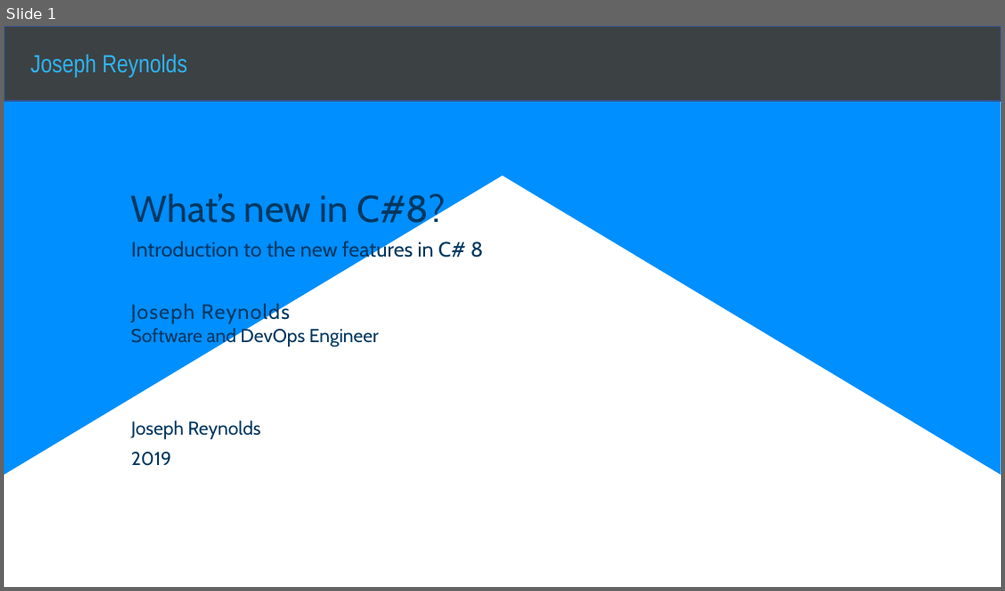
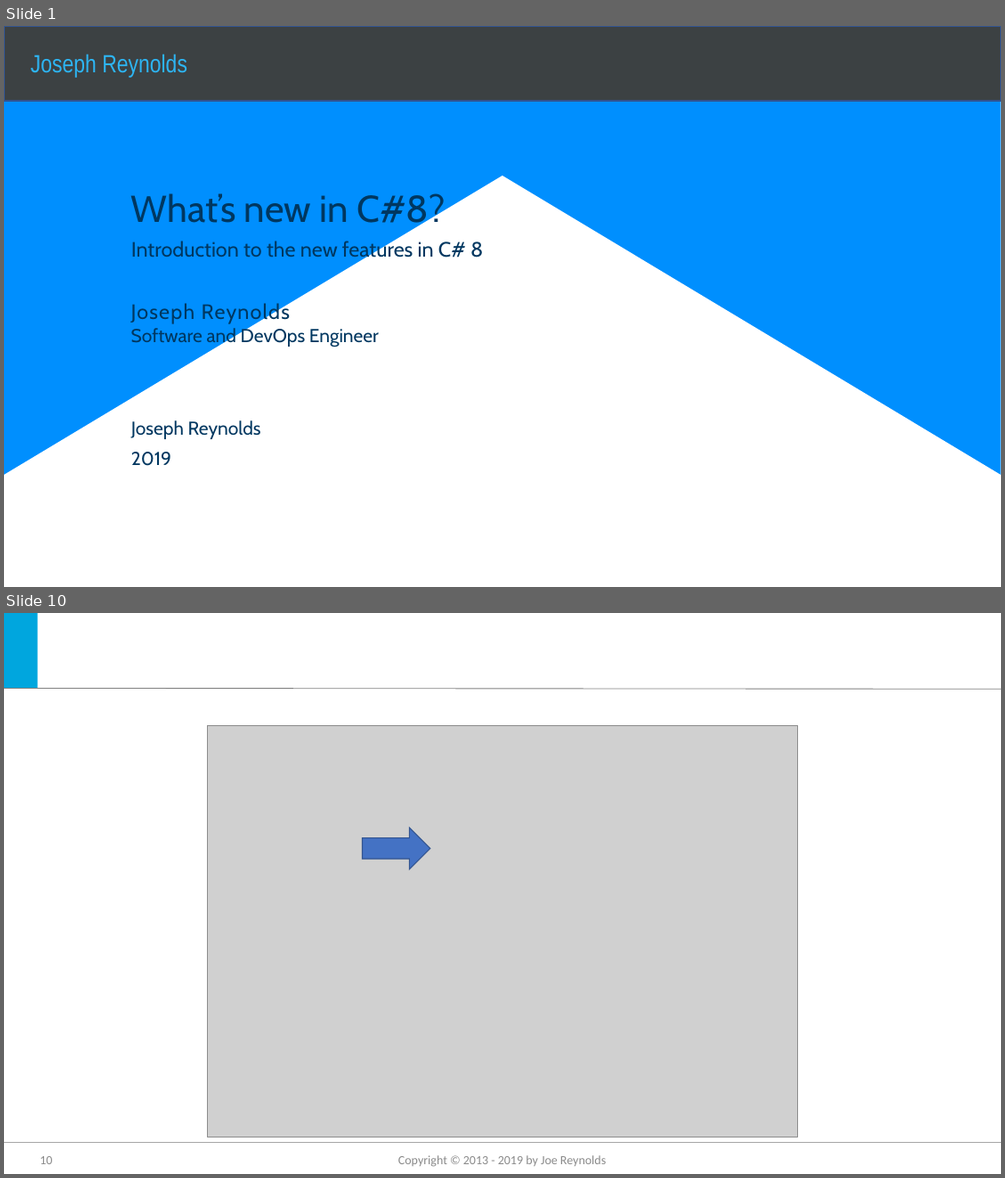
Before and after one commit to jmreynolds/CSharp8, a slide deck: Whats new in C#8.pptx. Shown one above the other, each under a label of ours: slide 1 before the commit, slides 1 and 10 after it; the slides between them are not shown. The pictures are 1005x591 and 1005x1178 pixels, drawn with LibreOffice and Linux fonts; fonts in the diff are those of the drawing; grey boxes stand for pictures; background and template pictures are left out. Boxes give left, top, right and bottom in pixels: in the first picture for what was removed or moved away, otherwise in the second. Text is boxed around its words. In the diff, an @@ line names an element or a change of style, - is before the commit and + after.

Commit message:
edited the powerpoint

```diff
--- a/Whats new in C#8.pptx
+++ b/Whats new in C#8.pptx
@@ slide 10 added at (x1=4, y1=613, x2=1001, y2=1174), background #FFFFFF @@
@@ rectangle added at (x1=4, y1=613, x2=38, y2=688), fill #00A6DE @@
@@ line added from (4, 689) to (1001, 690), #808080 0.75 pt @@
@@ picture added at (x1=208, y1=725, x2=797, y2=1136) @@
@@ right arrow added at (x1=362, y1=827, x2=430, y2=869), fill #4472C4, outline #325491 1 pt @@
@@ line added from (4, 1143) to (1001, 1143), #A6A6A6 0.75 pt @@
@@ page number added at (x1=40, y1=1156, x2=52, y2=1164), 12 pt, text #8C8C8C @@
+10
@@ text added at (x1=398, y1=1155, x2=606, y2=1167), 12 pt, text #8C8C8C @@
+Copyright © 2013 - 2019 by Joe Reynolds
```
Also in this commit, not shown: 29 slides changed.
